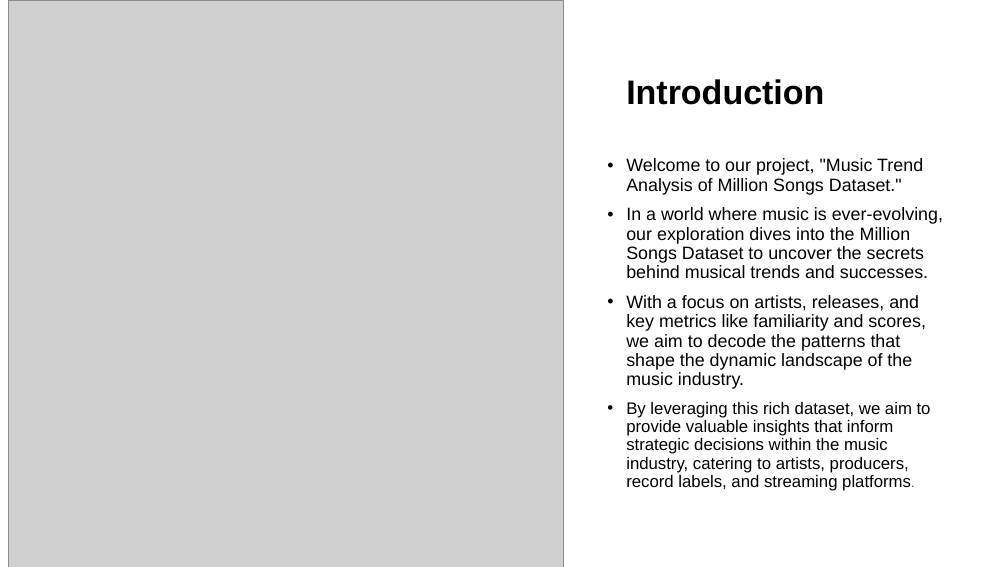
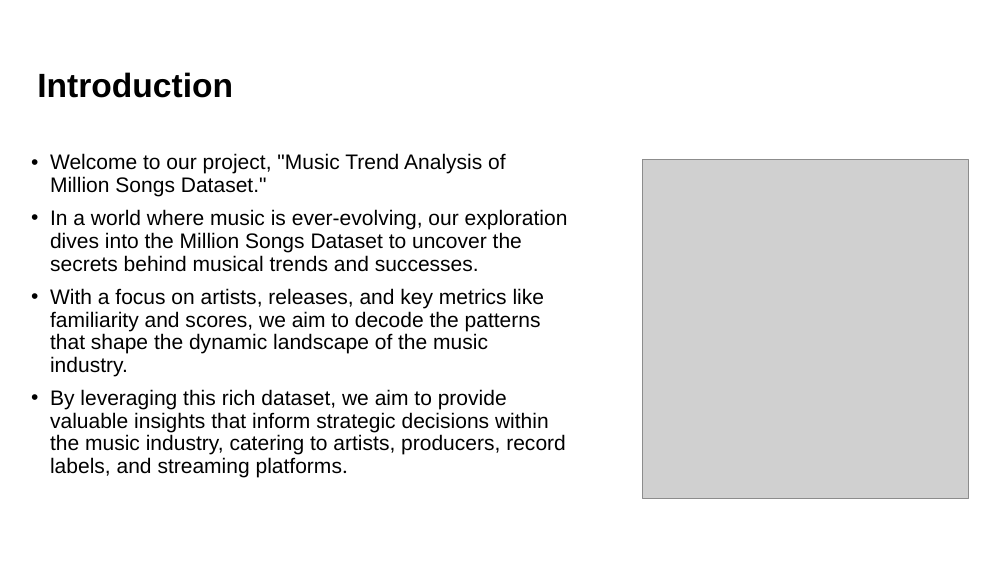
Before and after one commit to majb90/MIS548-Group-6, a slide deck: slide 2 of Project Presentation.pptx. Drawn at 1008x567 pixels with LibreOffice and Linux fonts; fonts in the diff are those of the drawing; grey boxes stand for pictures. Boxes give left, top, right and bottom in pixels: in the first picture for what was removed or moved away, otherwise in the second. Text is boxed around its words. In the diff, an @@ line names an element or a change of style, - is before the commit and + after.

```diff
--- a/Project Presentation.pptx
+++ b/Project Presentation.pptx
@@ title "Introduction": place and size @@
-title "Introduction" at [626, 79, 824, 105]
+title "Introduction" at [37, 72, 233, 98]
@@ title "Introduction" at [37, 72, 233, 98]: size 32.4 to 32 pt @@
@@ text "Welcome to our project, "Music ...": place and size @@
-text "Welcome to our project, "Music ..." at [626, 158, 943, 491]
+text "Welcome to our project, "Music ..." at [50, 153, 568, 478]
@@ text "Welcome to our project, "Music ..." at [50, 153, 568, 478]: size 17 to 20 pt in "Welcome to our project, "Music Trend Analysis ...", "In a world where music is ever-evolving, ...", "With a focus on artists, releases, and ..."; size 16 to 20 pt in "By leveraging this rich dataset, we aim ..."; size 12 to 20 pt, text colour #374151 to #000000 in "platforms." @@
@@ picture: place and size @@
-picture at [8, 0, 564, 567]
+picture at [643, 160, 969, 498]
```
Also in this commit, not shown: 4 other slides changed, 17 slides added, 1 slide removed.
